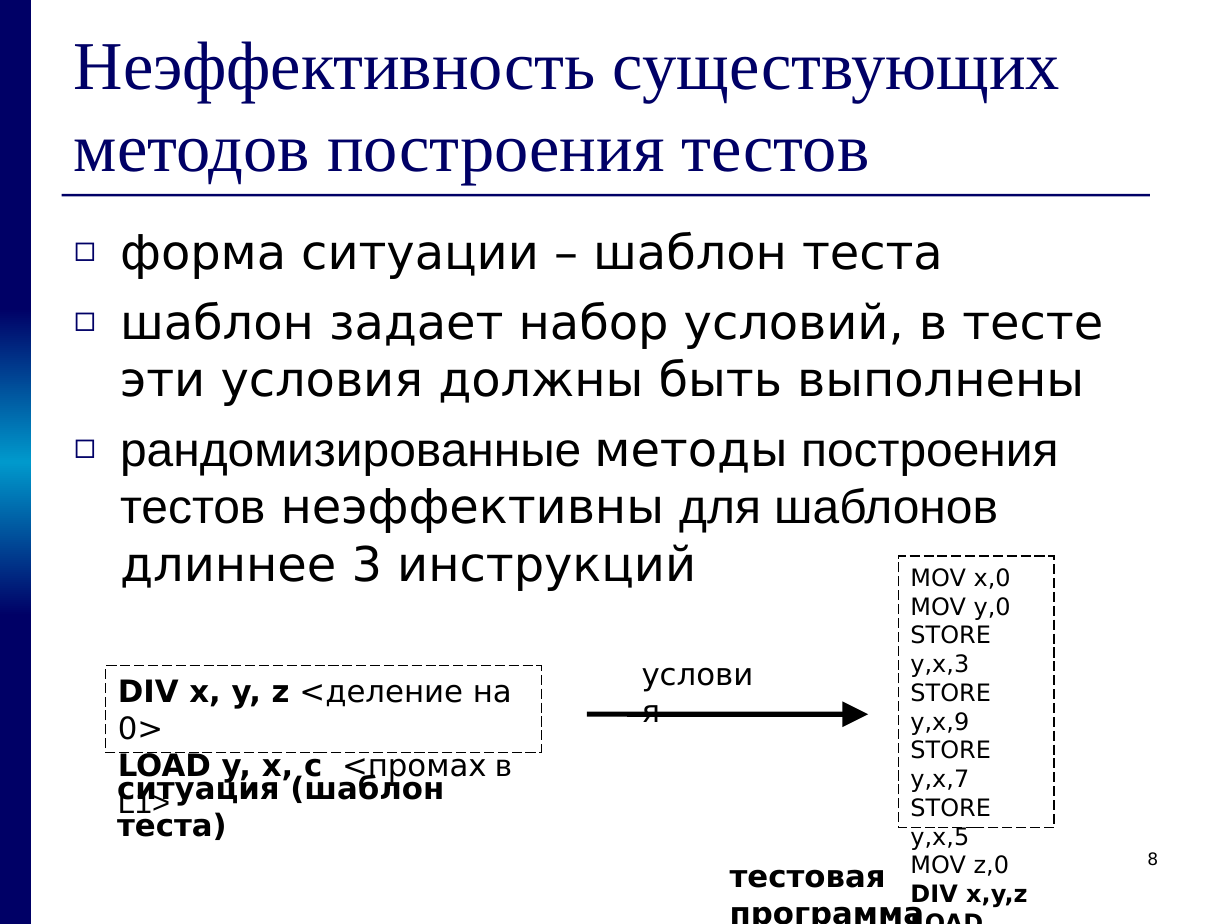
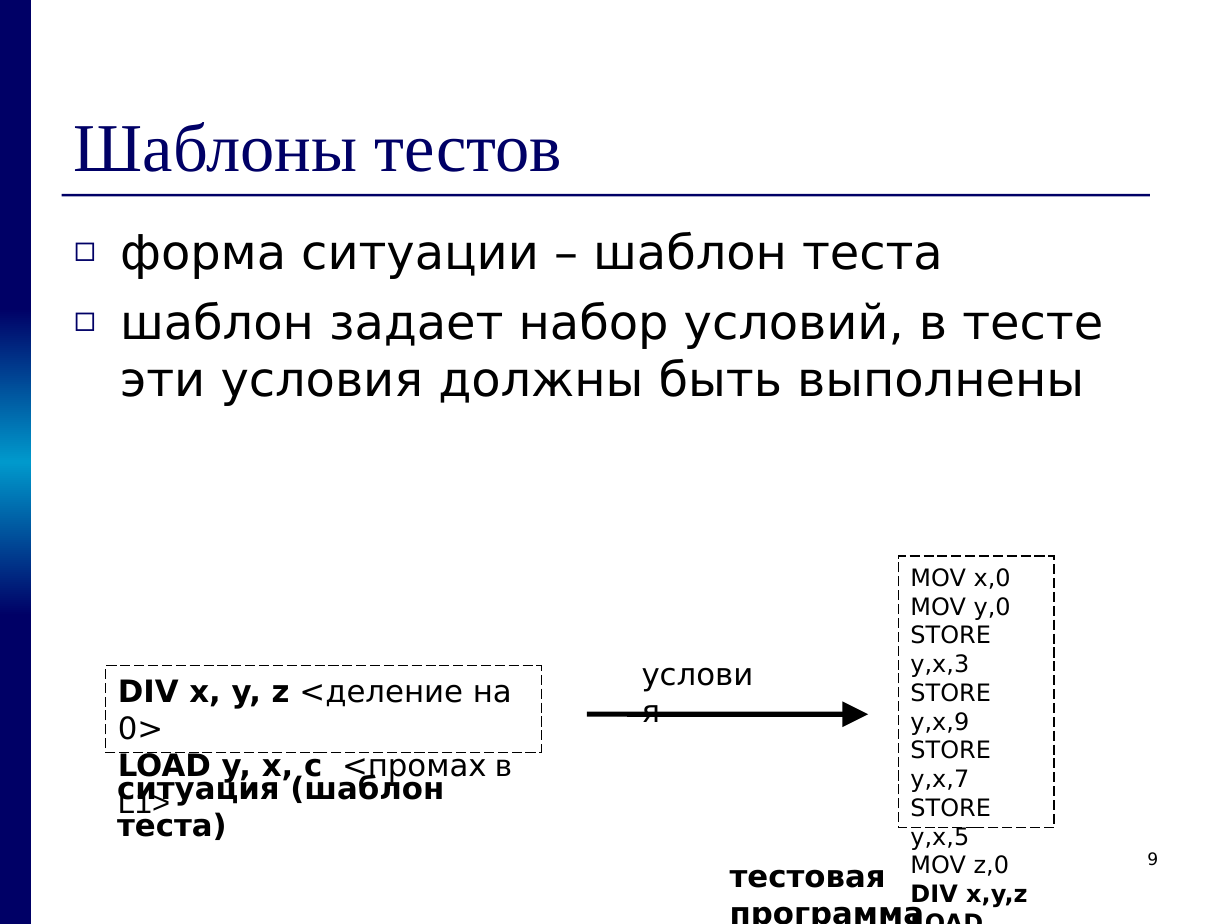
Before and after one commit to kornevgen/tesla-project, a slide deck: slide 9 of papers/THESIS/talks/pred/prethesis8.ppt (slide 8 before the commit). Drawn at 1232x924 pixels with LibreOffice and Linux fonts; fonts in the diff are those of the drawing. Boxes give left, top, right and bottom in pixels: in the first picture for what was removed or moved away, otherwise in the second. Text is boxed around its words. In the diff, an @@ line names an element or a change of style, - is before the commit and + after.

```diff
--- a/papers/THESIS/talks/pred/prethesis8.ppt
+++ b/papers/THESIS/talks/pred/prethesis8.ppt
@@ title at <box>74,122,562,172</box>: text changed @@
-Неэффективность существующих методов построения тестов
+Шаблоны тестов
@@ text at <box>120,439,1058,591</box>: paragraph removed @@
-◻ рандомизированные методы построения тестов неэффективны для шаблонов длиннее 3 инструкций
@@ page number at <box>1147,852,1158,866</box>: text changed @@
-8
+9
```
Also in this commit, not shown: 7 other slides changed, 6 slides added, 1 other file.
